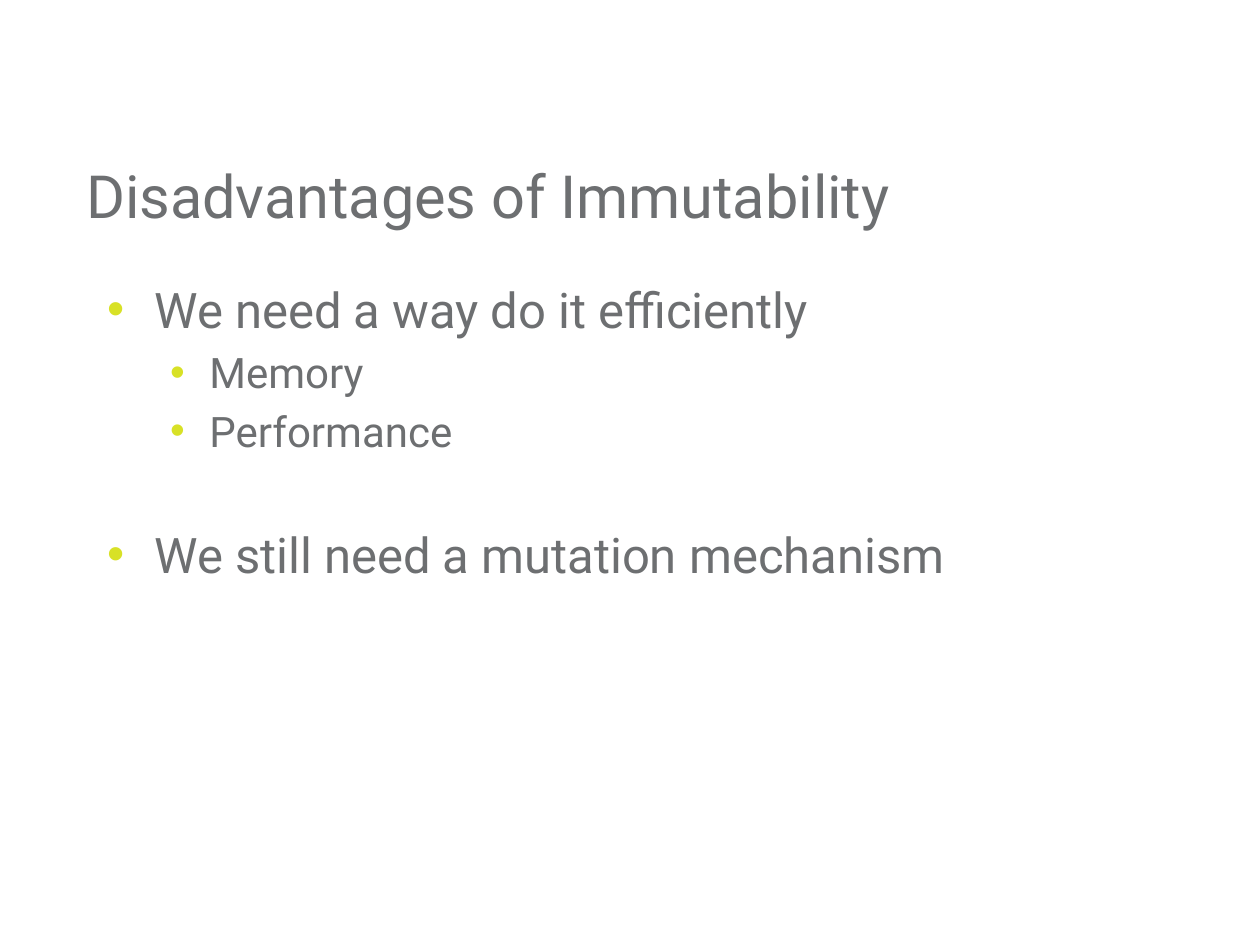
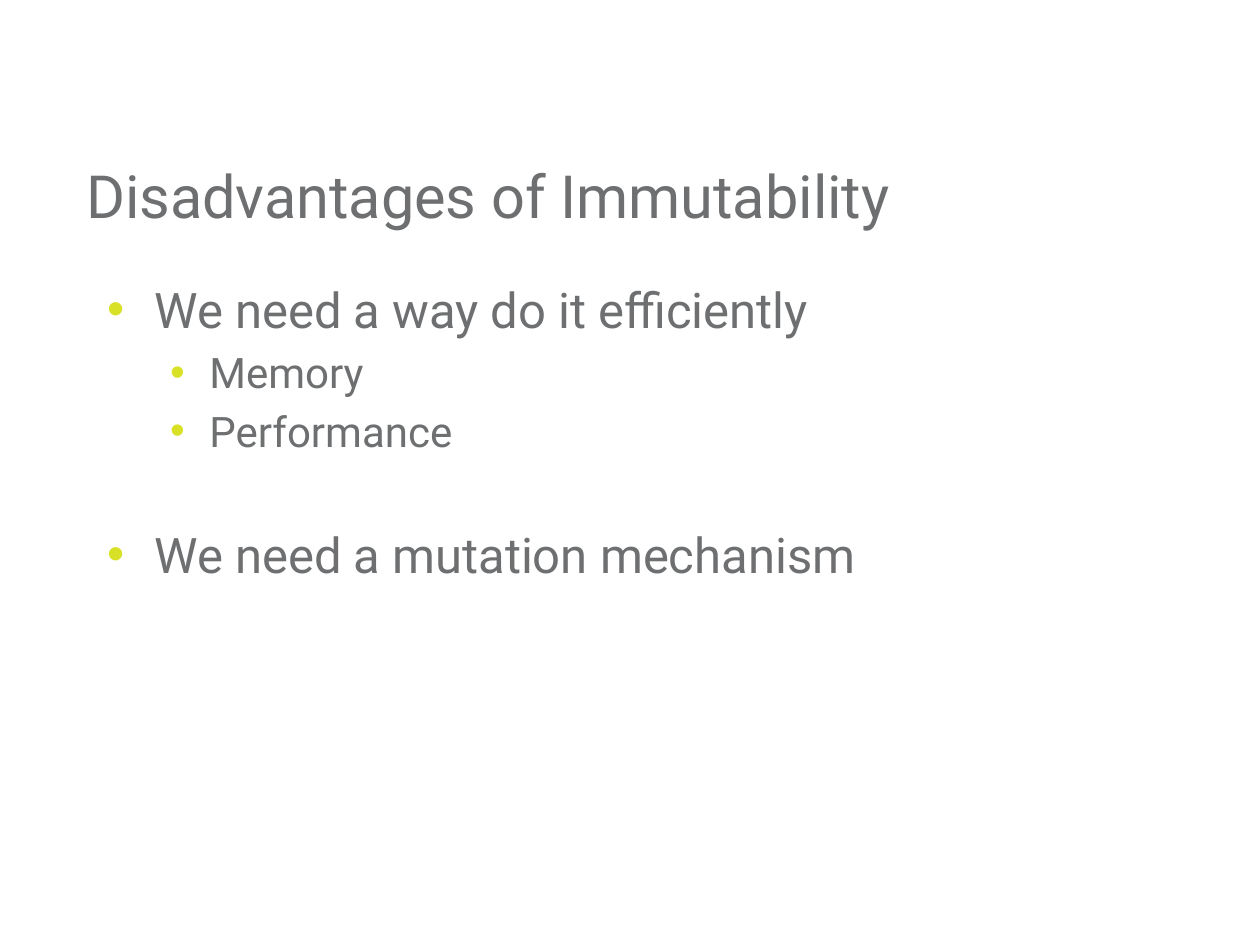
Before and after one commit to mjul/top-10-clojure-ndc-2011, a slide deck: slide 12 of Top Things to Learn From Clojure.pptx (slide 11 before the commit). Drawn at 1260x945 pixels with LibreOffice and Linux fonts; fonts in the diff are those of the drawing; background and template pictures are left out. Boxes give left, top, right and bottom in pixels: in the first picture for what was removed or moved away, otherwise in the second. Text is boxed around its words. In the diff, an @@ line names an element or a change of style, - is before the commit and + after.

```diff
--- a/Top Things to Learn From Clojure.pptx
+++ b/Top Things to Learn From Clojure.pptx
@@ text at bbox=[154, 536, 855, 574]: text changed @@
-• We still need a mutation mechanism
+• We need a mutation mechanism
```
Also in this commit, not shown: 7 other slides changed, 1 slide added, 1 slide removed.
